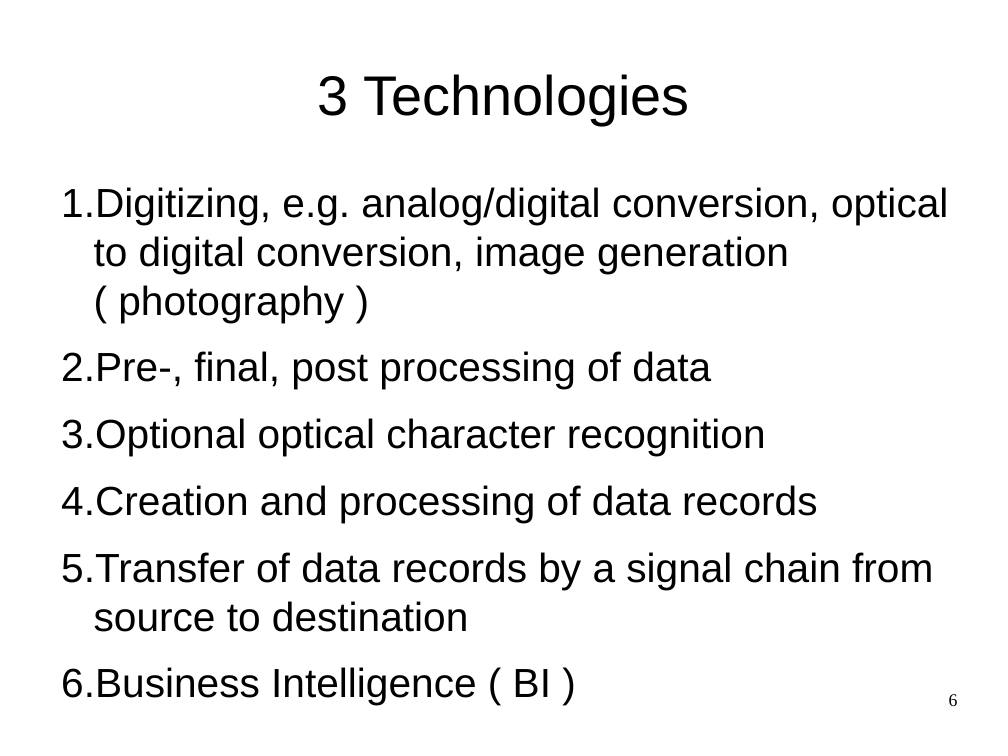
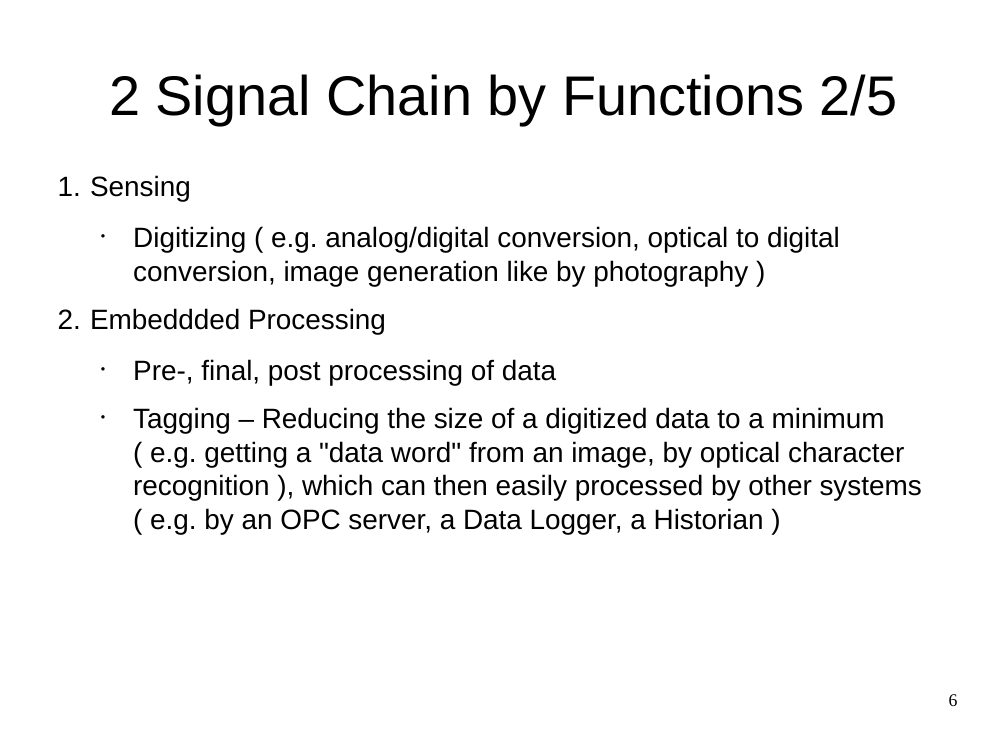
Before and after one commit to smartblitzmerker/documentation-smartblitzmerker, a slide deck: slide 6 of doc/slides/smartblitzmerker.odp. Drawn at 1008x756 pixels with LibreOffice and Linux fonts; fonts in the diff are those of the drawing. Boxes give left, top, right and bottom in pixels: in the first picture for what was removed or moved away, otherwise in the second. Text is boxed around its words. In the diff, an @@ line names an element or a change of style, - is before the commit and + after.

```diff
--- a/doc/slides/smartblitzmerker.odp
+++ b/doc/slides/smartblitzmerker.odp
@@ title at box(109, 74, 898, 125): text changed @@
-3 Technologies
+2 Signal Chain by Functions 2/5
@@ text "Sensing": place and size @@
-text "Sensing" at box(61, 187, 948, 698)
+text "Sensing" at box(90, 175, 922, 534)
@@ text at box(90, 175, 840, 334): text changed; size 32 to 22 pt @@
-1. Digitizing, e.g. analog/digital conversion, optical to digital conversion, image generation ( photography )
+1. Sensing
+  • Digitizing ( e.g. analog/digital conversion, optical to digital conversion, image generation like by photography )
+2. Embeddded Processing
@@ text at box(133, 359, 556, 385): size 32 to 22 pt in "Pre-, final, post processing of data"; bullet 1. to •; list level 1 to 2 in "Pre-, final, post processing of ..." @@
@@ text at box(133, 407, 922, 534): text changed; size 32 to 22 pt @@
-3. Optional optical character recognition
-4. Creation and processing of data records
-5. Transfer of data records by a signal chain from source to destination
-6. Business Intelligence ( BI )
+  • Tagging – Reducing the size of a digitized data to a minimum ( e.g. getting a "data word" from an image, by optical character recognition ), which can then easily processed by other systems ( e.g. by an OPC server, a Data Logger, a Historian )
```
Also in this commit, not shown: 7 other slides changed, 9 slides added.
